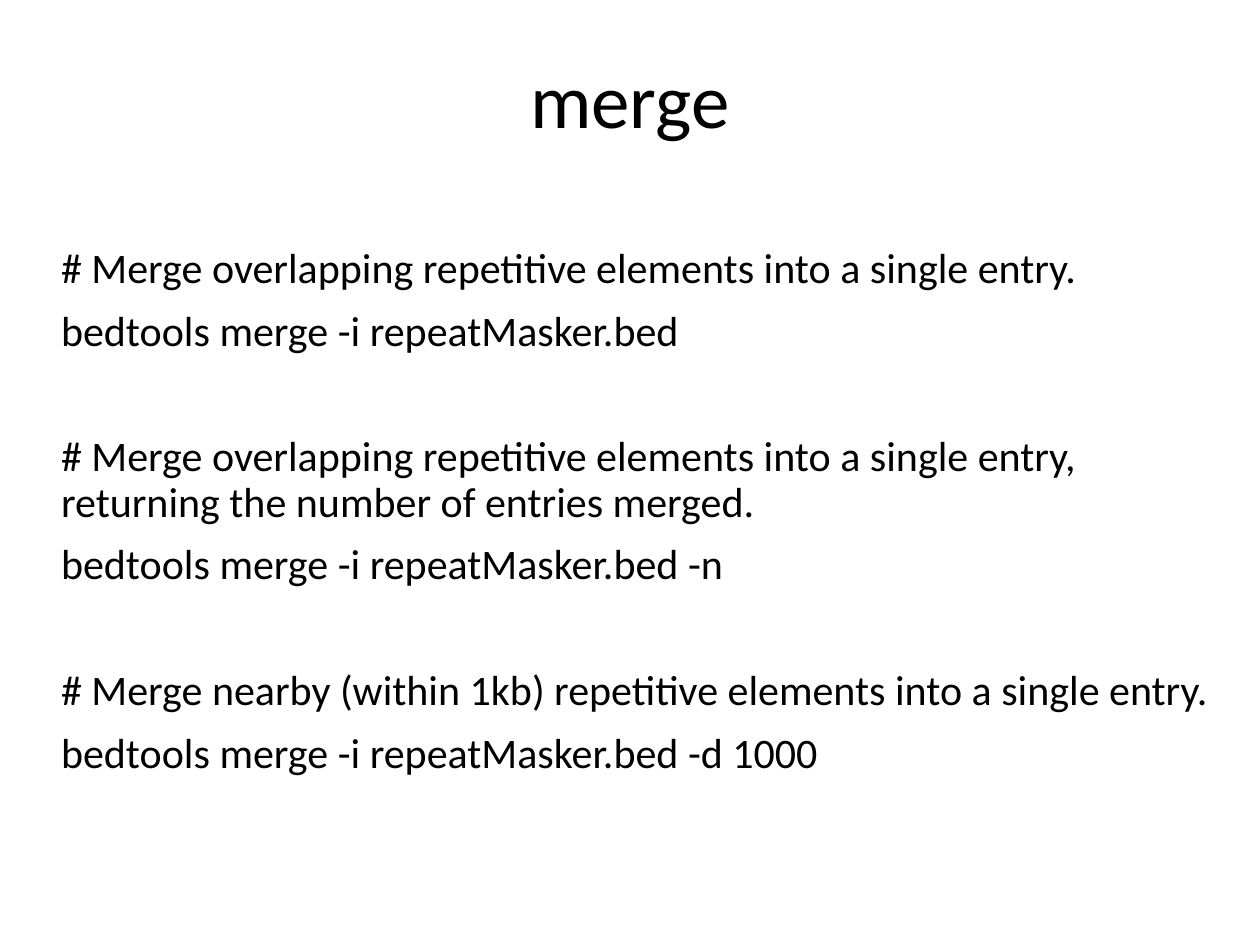
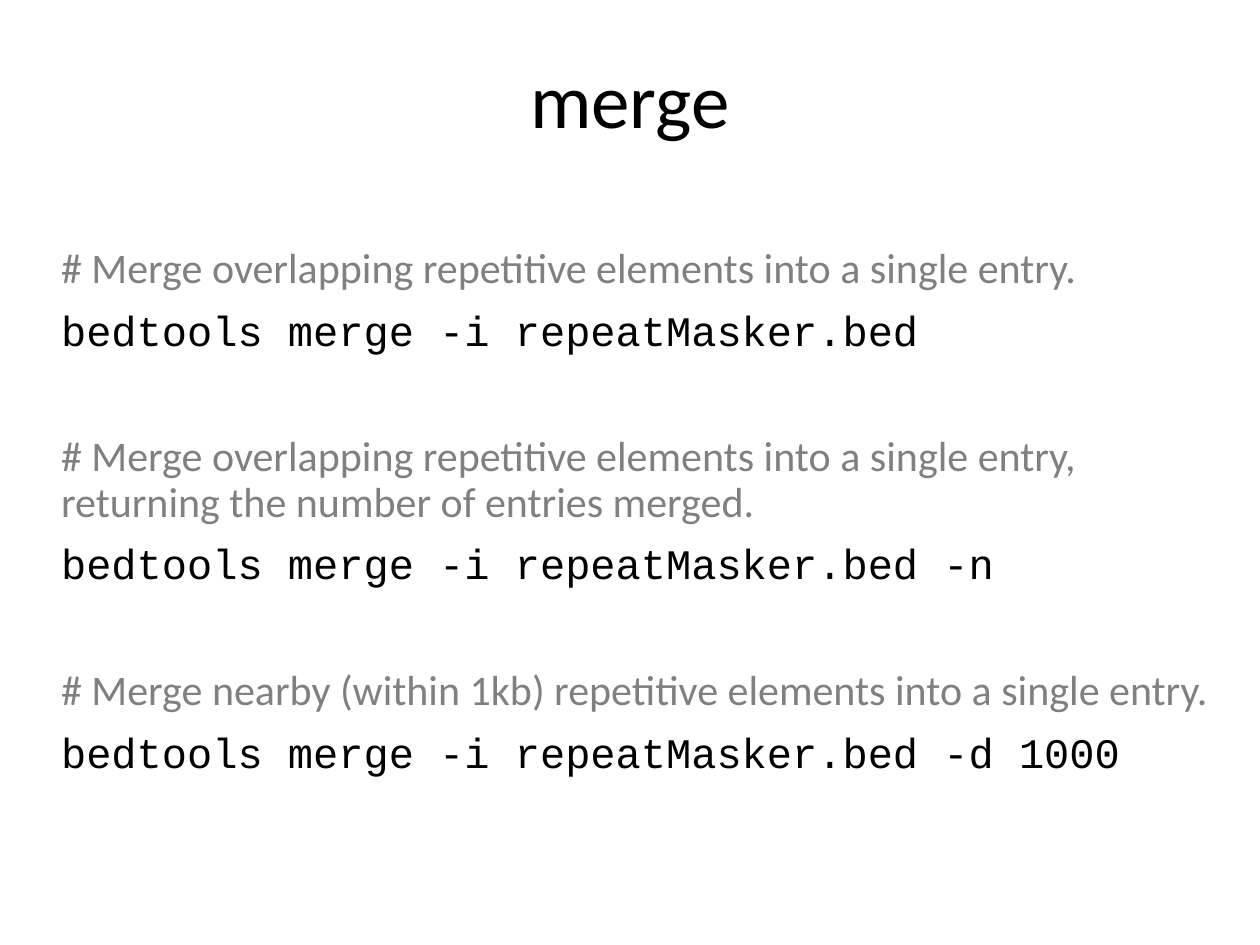
Before and after one commit to liu3zhenlab/teaching, a slide deck: slide 22 of PLPTH813Bioinformatis/2023/lectures/lecture13_BEDtools.pptx (slide 21 before the commit). Drawn at 1260x945 pixels with LibreOffice and Linux fonts; fonts in the diff are those of the drawing. Boxes give left, top, right and bottom in pixels: in the first picture for what was removed or moved away, otherwise in the second. Text is boxed around its words. In the diff, an @@ line names an element or a change of style, - is before the commit and + after.

Commit message:
BEDtools

```diff
--- a/PLPTH813Bioinformatis/2023/lectures/lecture13_BEDtools.pptx
+++ b/PLPTH813Bioinformatis/2023/lectures/lecture13_BEDtools.pptx
@@ text "# Merge overlapping repetitive elements ..." at <box>61,254,1207,777</box>: text colour #000000 to #808080 in "# Merge overlapping repetitive elements into a ...", "# Merge overlapping repetitive elements into a ...", "# Merge nearby (within 1kb) repetitive elements ..."; font Calibri to Courier New in "bedtools merge -i repeatMasker.bed", "bedtools merge -i repeatMasker.bed -n", "bedtools merge -i repeatMasker.bed -d 1000" @@
```
Also in this commit, not shown: 11 other slides changed, 4 slides added, 1 slide removed, 2 other files.
